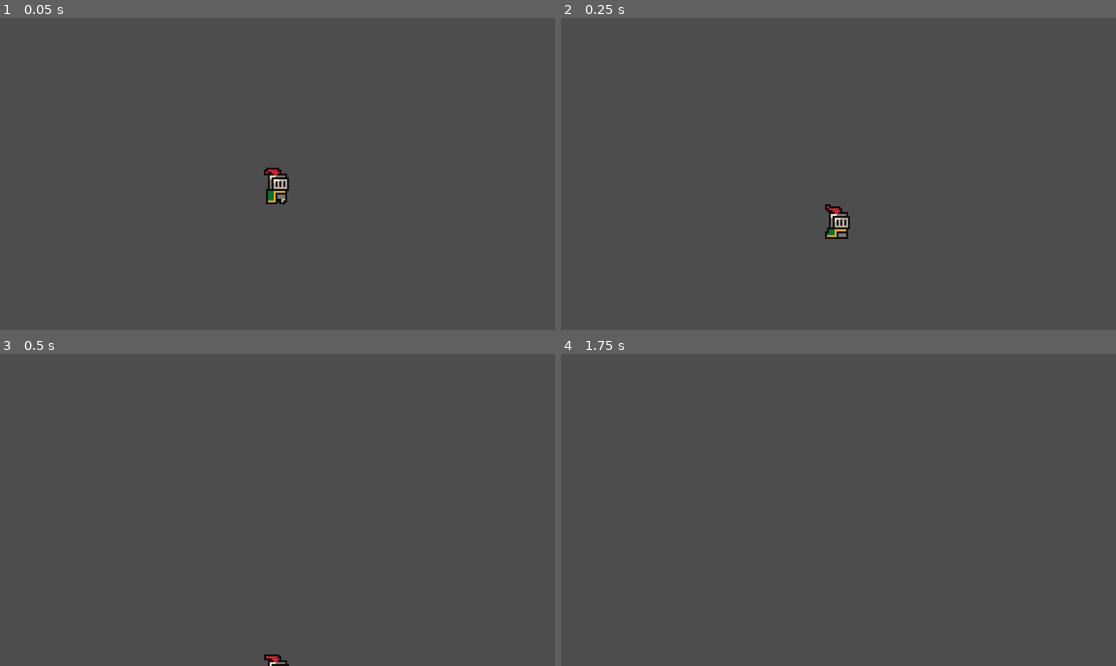
Above: before the commit, frames 1-4 (two rows, left to right).
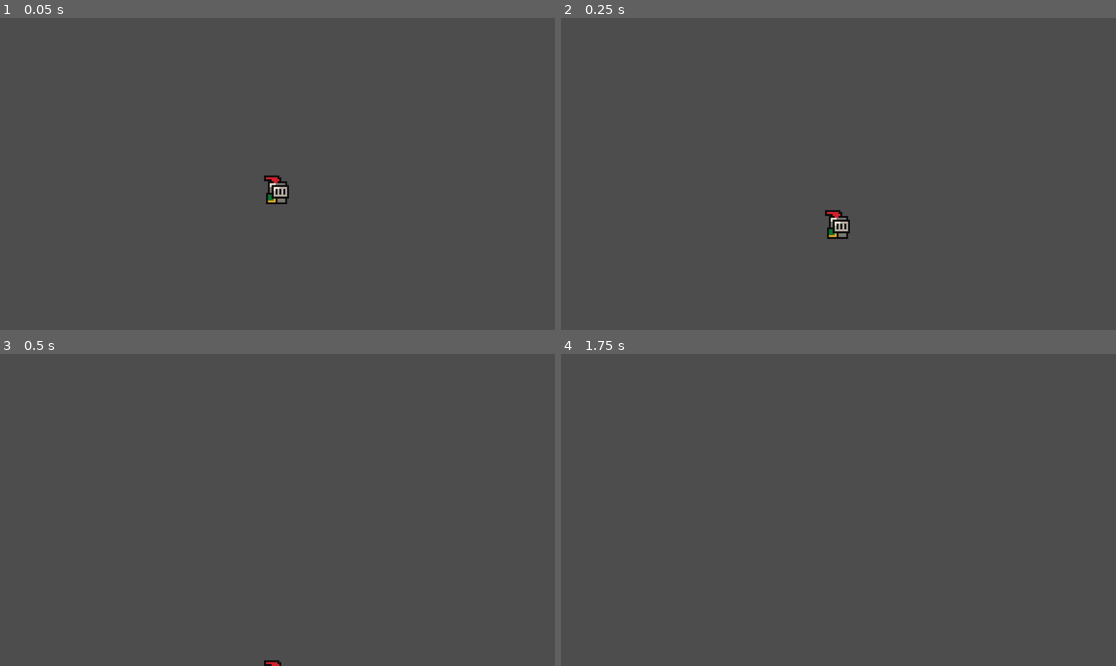
Above: after the commit, the same moments.

Repository: rCotche/gd_firstGame
Game: Godot game, scene res://scenes/multiplayer_player.tscn
The game is run twice, just before and just after one commit, with the same random seed, the same clock (stepped at 60 frames per second) and the same inputs. This scene is started directly instead of the project's main scene.
Inputs:
- Up to frame 1 (0.05 s): no input
- Up to frame 2 (0.25 s): no input
- Up to frame 3 (0.5 s): no input
- Up to frame 4 (1.75 s): tap Enter (ui_accept) at 0.5, 0.6, 1.25, 1.55 s; hold Right (move_right) from 0.53 s (still down); tap Space (jump) at 0.77, 0.8, 1.07, 1.35, 1.52 s

The runs differ from the first frame. In frame 1, 0.3% of the frame differs, in the area x 47-53%, y 47-60%; in frame 2, 0.2%; in frame 3, 0.1%; in frame 4, nothing differs.

Commit message:
multiplayer spawner en cours

Diff:
--- a/scenes/game.tscn
+++ b/scenes/game.tscn
@@ -380,5 +380,12 @@
 theme_override_font_sizes/font_size = 8
 text = "Join as Player 2"
 
+[node name="MultiplayerSpawner" type="MultiplayerSpawner" parent="."]
+_spawnable_scenes = PackedStringArray("res://scenes/multiplayer_player.tscn")
+spawn_path = NodePath("../Players")
+spawn_limit = 2
+
+[node name="Players" type="Node2D" parent="."]
+
 [connection signal="pressed" from="MultiplayerHUD/Panel/VBoxContainer/HostGame" to="GameManager" method="become_host"]
 [connection signal="pressed" from="MultiplayerHUD/Panel/VBoxContainer/JoinAsPlayer2" to="GameManager" method="join_as_player_2"]
--- a/scripts/multiplayer/multiplayer_controller.gd
+++ b/scripts/multiplayer/multiplayer_controller.gd
@@ -1,9 +1,13 @@
 extends CharacterBody2D
 
 
-const SPEED = 300.0
-const JUMP_VELOCITY = -400.0
+const SPEED = 130.0
+const JUMP_VELOCITY = -300.0
+@onready var animated_sprite: AnimatedSprite2D = $AnimatedSprite2D
 
+@export var player_id := 1:
+	set(id):
+		player_id = id
 
 func _physics_process(delta: float) -> void:
 	# Add the gravity.
@@ -11,12 +15,30 @@
 		velocity += get_gravity() * delta
 
 	# Handle jump.
-	if Input.is_action_just_pressed("ui_accept") and is_on_floor():
+	if Input.is_action_just_pressed("jump") and is_on_floor():
 		velocity.y = JUMP_VELOCITY
 
-	# Get the input direction and handle the movement/deceleration.
-	# As good practice, you should replace UI actions with custom gameplay actions.
-	var direction := Input.get_axis("ui_left", "ui_right")
+	#get the input direction: -1, 0, 1
+	var direction := Input.get_axis("move_left", "move_right")
+
+	#Flip the sprite
+	if direction > 0:
+		animated_sprite.flip_h = false
+	elif direction < 0:
+		animated_sprite.flip_h = true
+
+	#Play animation
+	if is_on_floor():
+		if direction == 0:
+			animated_sprite.play("idle")
+		else:
+			animated_sprite.play("run")
+	else:
+		animated_sprite.play("jump")
+
+
+
+	#apply movement
 	if direction:
 		velocity.x = direction * SPEED
 	else:
--- a/scripts/multiplayer/multiplayer_manager.gd
+++ b/scripts/multiplayer/multiplayer_manager.gd
@@ -2,6 +2,9 @@
 
 const SERVER_PORT = 8080
 const SERVER_IP = "127.0.0.1"
+
+#declare scene
+var multiplayer_scene = preload("res://scenes/multiplayer_player.tscn")
 
 func become_host():
 	print("starting host!")
@@ -60,6 +63,12 @@
 func _add_player_to_game(id: int):
 	#Affiche un message en remplaçant %s par la valeur de id.
 	print("Player %s joined" % id)
+
+	#instantiate the scene
+	var player_to_add = multiplayer_scene.instantiate()
+	player_to_add.player_id = id
+	player_to_add.name = str(id)
+
 func _del_player(id: int):
 	#Affiche un message en remplaçant %s par la valeur de id.
 	print("Player %s left" % id)
Not shown, changed: multiplayerNotes.txt
